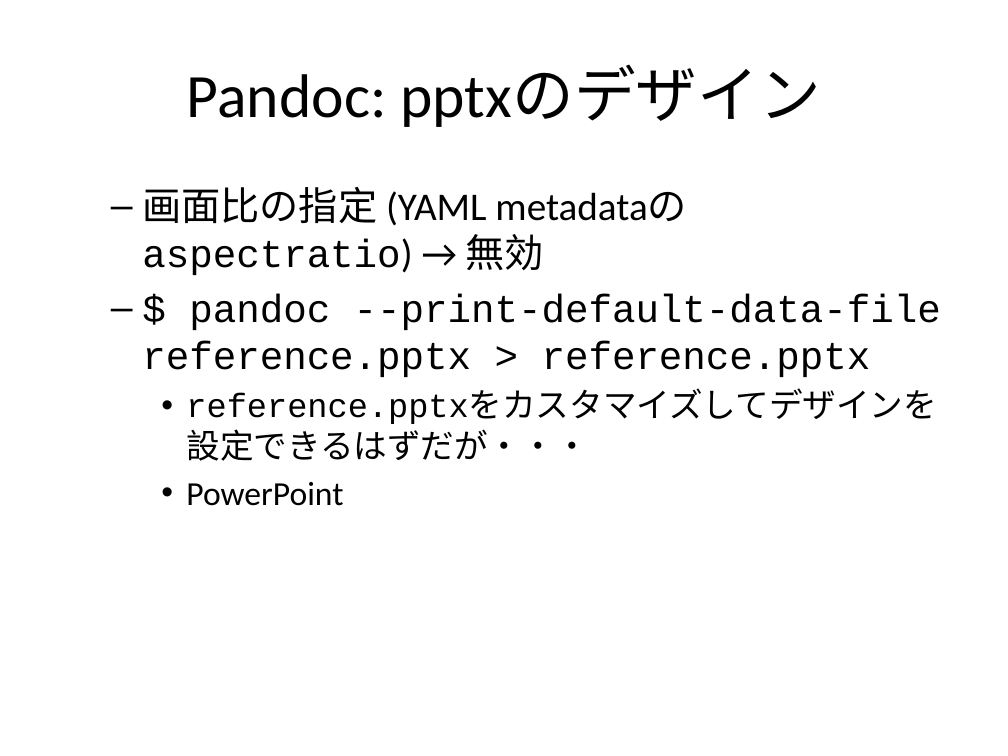
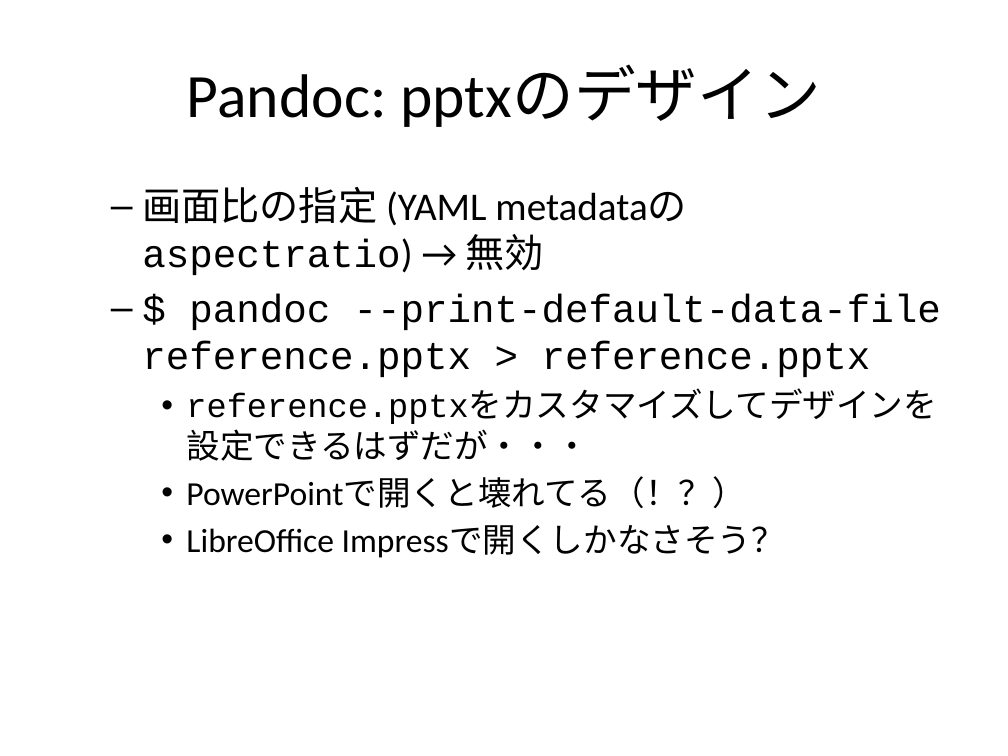
Before and after one commit to sky-y/histudy-201712, a slide deck: slide 4 of pandoc.pptx. Drawn at 1008x756 pixels with LibreOffice and Linux fonts; fonts in the diff are those of the drawing. Boxes give left, top, right and bottom in pixels: in the first picture for what was removed or moved away, otherwise in the second. Text is boxed around its words. In the diff, an @@ line names an element or a change of style, - is before the commit and + after.

Commit message:
Fixed pptx

```diff
--- a/pandoc.pptx
+++ b/pandoc.pptx
@@ text at (186, 477, 785, 558): text changed @@
-    • PowerPoint
+    • PowerPointで開くと壊れてる（！？）
+    • LibreOffice Impressで開くしかなさそう？
```
Also in this commit, not shown: 1 other slide changed, 2 other files.
